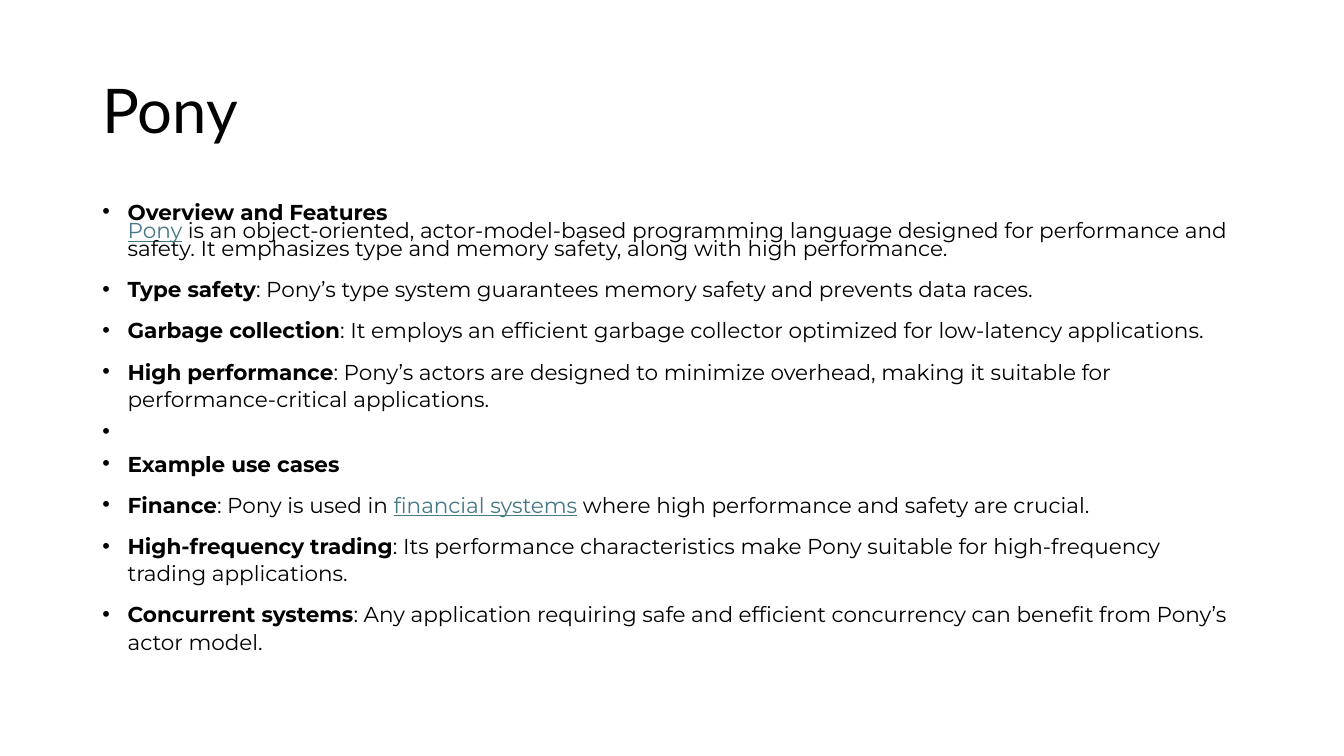
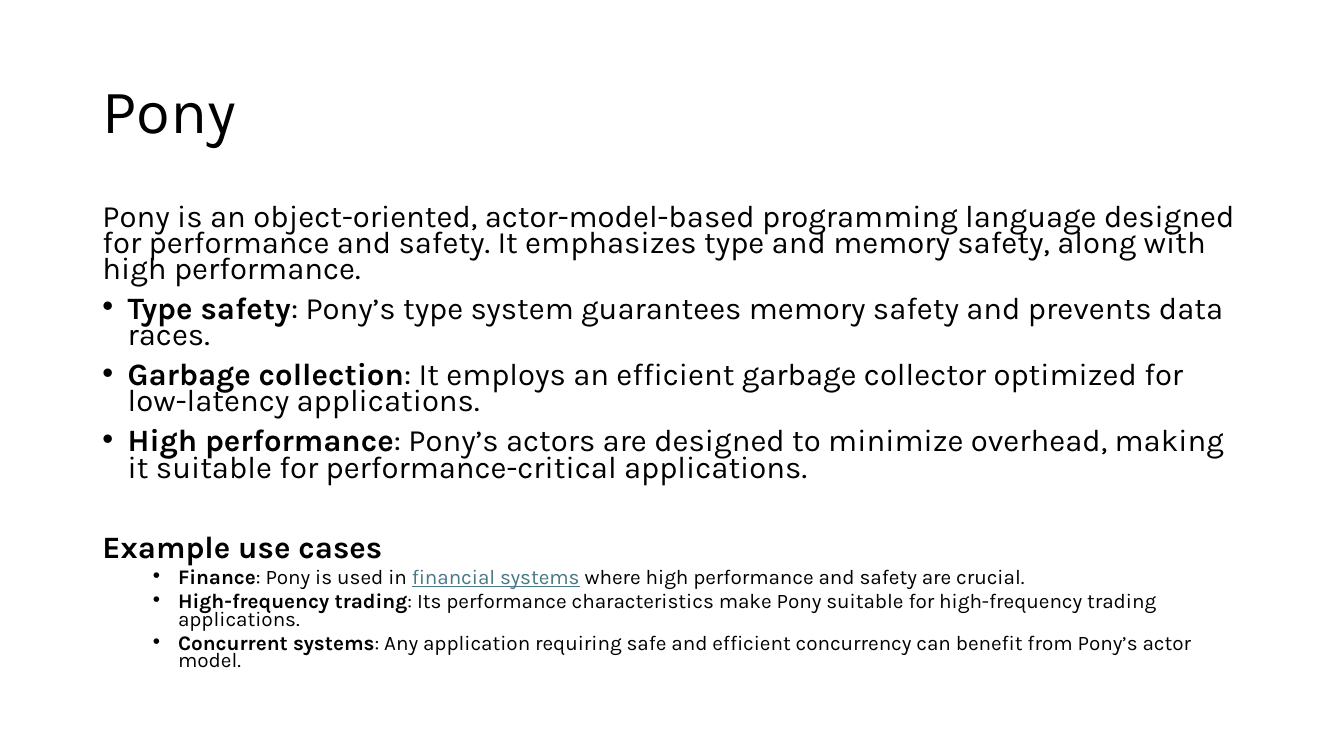
Before and after one commit to aregm/system-design-course, a slide deck: slide 19 of docs/Lecture 9.pptx. Drawn at 1344x756 pixels with LibreOffice and Linux fonts; fonts in the diff are those of the drawing. Boxes give left, top, right and bottom in pixels: in the first picture for what was removed or moved away, otherwise in the second. Text is boxed around its words. In the diff, an @@ line names an element or a change of style, - is before the commit and + after.

```diff
--- a/docs/Lecture 9.pptx
+++ b/docs/Lecture 9.pptx
@@ title "Pony" at (102, 94, 235, 148): font Lato to Karla @@
@@ text at (102, 205, 1235, 286): text changed; size 15.4 to 22.2 pt; font Montserrat to Karla @@
-• Overview and Features
-  Pony is an object-oriented, actor-model-based programming language designed for performance and safety. It emphasizes type and memory safety, along with high performance.
+Pony is an object-oriented, actor-model-based programming language designed for performance and safety. It emphasizes type and memory safety, along with high performance.
@@ text at (102, 297, 1224, 668): size 15.4 to 22.2 pt in "Type safety: Pony’s type system guarantees memory ...", "Garbage collection: It employs an efficient garbage ...", "High performance: Pony’s actors are designed to ...", "Example use cases"; font Montserrat to Karla in "Type safety: Pony’s type system guarantees memory ...", "Garbage collection: It employs an efficient garbage ...", "High performance: Pony’s actors are designed to ...", "Example use cases" and 3 more places; size 15.4 to 14.8 pt in "Finance: Pony is used in financial systems ...", "High-frequency trading: Its performance characteristics make ...", "Concurrent systems: Any application requiring safe and ..."; line spacing 19.5pt to 0.7; bullet • to none; list level 1 to 2 in "Finance: Pony is used in ..."; list level 1 to 2 in "High-frequency trading: Its performance characteristics ..."; list level 1 to 2 in "Concurrent systems: Any application requiring ..." @@
```
Also in this commit, not shown: 19 other slides changed, 1 slide added.
